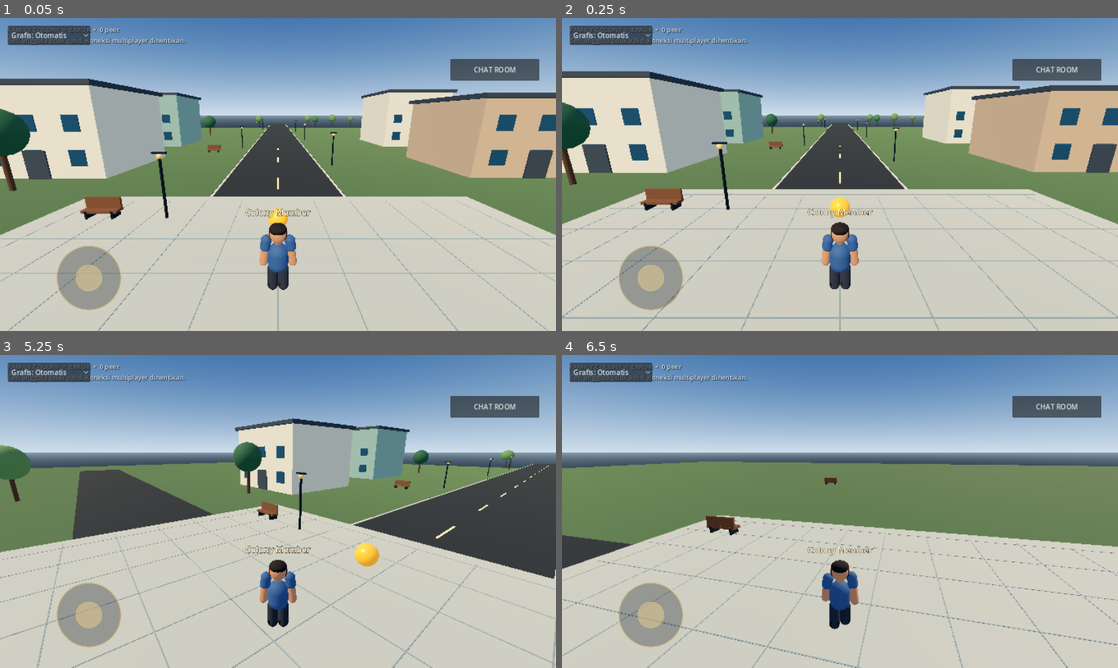
Above: before the commit, frames 1-4 (two rows, left to right).
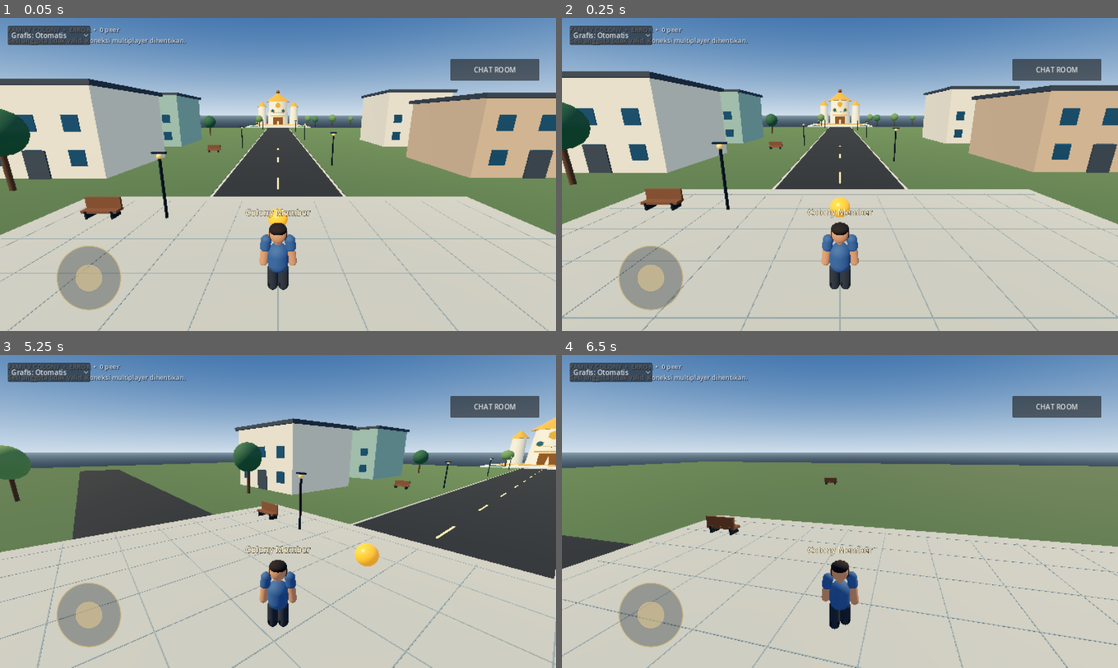
Above: after the commit, the same moments.

Repository: itok1234/FAMILY-COLONY
Game: Godot game, scene res://scenes/world.tscn
Same seed, same stepped clock (60 frames per second), same inputs: the game is played once before the commit and once after it.
Inputs (mouse positions are in pixels of both pictures, inside the frame that each line leads up to):
- Up to frame 1 (0.05 s): no input
- Up to frame 2 (0.25 s): no input
- Up to frame 3 (5.25 s): drag from (88, 614) to (333, 442) at 0.52 s; drag from (166, 527) to (250, 574) at 1.27 s; click "Grafis: Otomatis" at 2 s; click "CHAT ROOM" at 2.75 s; click "TUTUP" at 3.5 s; tap Enter at 4.25 s; move the mouse to (333, 442) at 4.27 s; hold D (move_right) 4.28-5 s; hold E (interact) 4.28-5 s; drag from (250, 574) to (111, 464) at 5.02 s
- Up to frame 4 (6.5 s): move the mouse to (1006, 558) at 5.77 s; hold A (move_left) from 5.78 s (still down); hold E (interact) from 5.78 s (still down)

The runs differ from the first frame. In frame 1, 0.6% of the frame differs, in the area x 44-56%, y 22-36%; in frame 2, 0.6%; in frame 3, 1.0%, in the area x 86-100%, y 19-37%; in frame 4, nothing differs.

Commit message:
Add lightweight royal beehive citadel landmark to 3D world

Diff:
--- a/godot_world/scripts/environment_builder.gd
+++ b/godot_world/scripts/environment_builder.gd
@@ -21,6 +21,7 @@
 	_build_lamps()
 	_build_benches()
 	_build_community_interior()
+	_build_royal_hive_citadel()
 
 func apply_quality_density(trees: int, lamps: int, buildings: int) -> void:
 	tree_count = maxi(0, trees)
@@ -320,3 +321,121 @@
 	exit_sphere.radius = 1.8
 	exit_shape.shape = exit_sphere
 	exit_portal.add_child(exit_shape)
+
+
+func _build_royal_hive_citadel() -> void:
+	# Signature landmark for the first FAMILY COLONY kingdom zone.
+	# Procedural low-poly architecture is deliberately lightweight for Android;
+	# authored high-detail art can replace these meshes without changing gameplay.
+	var citadel := Node3D.new()
+	citadel.name = "RoyalHiveCitadel"
+	citadel.position = Vector3(0, 0, -132)
+	add_child(citadel)
+
+	var stone := _mat("citadel_stone", Color(0.72, 0.75, 0.72), 0.86)
+	var ivory := _mat("citadel_ivory", Color(0.88, 0.85, 0.73), 0.78)
+	var honey := _mat("citadel_honey_gold", Color(0.88, 0.61, 0.19), 0.42, 0.18)
+	var deep_gold := _mat("citadel_deep_gold", Color(0.48, 0.29, 0.10), 0.5, 0.22)
+	var teal := _mat("citadel_teal_glass", Color(0.16, 0.39, 0.43), 0.22, 0.28)
+	var garden := _mat("citadel_garden", Color(0.23, 0.43, 0.29), 0.96)
+
+	# Forecourt and raised foundation.
+	_box(citadel, Vector3(34, 0.35, 28), Vector3(0, -0.28, 0), stone, "CitadelForecourt")
+	_box(citadel, Vector3(26, 0.5, 20), Vector3(0, 0.12, -1.5), ivory, "CitadelFoundation")
+	_box(citadel, Vector3(21, 0.22, 16), Vector3(0, 0.48, -1.5), honey, "GoldenFoundationTrim")
+
+	# Main hexagonal keep and crown.
+	var keep := CylinderMesh.new()
+	keep.top_radius = 5.8
+	keep.bottom_radius = 6.8
+	keep.height = 13.0
+	keep.radial_segments = 6
+	_mesh_node(citadel, keep, ivory, Vector3(0, 7.0, -4.0), "GreatHiveKeep")
+	var keep_roof := CylinderMesh.new()
+	keep_roof.top_radius = 0.0
+	keep_roof.bottom_radius = 7.6
+	keep_roof.height = 5.2
+	keep_roof.radial_segments = 6
+	_mesh_node(citadel, keep_roof, honey, Vector3(0, 16.0, -4.0), "GoldenHiveCrown")
+	var crown_cap := SphereMesh.new()
+	crown_cap.radius = 1.0
+	crown_cap.height = 2.0
+	_mesh_node(citadel, crown_cap, deep_gold, Vector3(0, 18.9, -4.0), "CrownFinial")
+
+	# Two side towers frame the entrance and make the silhouette readable at a distance.
+	for side in [-1.0, 1.0]:
+		var tower := CylinderMesh.new()
+		tower.top_radius = 2.2
+		tower.bottom_radius = 2.7
+		tower.height = 10.0
+		tower.radial_segments = 6
+		_mesh_node(citadel, tower, ivory, Vector3(side * 9.0, 5.5, -0.5), "CitadelWatchTower")
+		var tower_roof := CylinderMesh.new()
+		tower_roof.top_radius = 0.0
+		tower_roof.bottom_radius = 3.0
+		tower_roof.height = 3.2
+		tower_roof.radial_segments = 6
+		_mesh_node(citadel, tower_roof, honey, Vector3(side * 9.0, 12.1, -0.5), "WatchTowerCrown")
+		_cylinder(citadel, 0.16, 5.0, Vector3(side * 9.0, 2.9, 1.0), deep_gold, "EntranceColumn")
+
+	# A broad gate, colored glass panels and a honeycomb crest.
+	_box(citadel, Vector3(8.0, 0.55, 0.65), Vector3(0, 5.5, 2.1), honey, "RoyalGateLintel")
+	_box(citadel, Vector3(5.2, 4.2, 0.3), Vector3(0, 2.65, 2.35), deep_gold, "RoyalGate")
+	for side in [-1.0, 1.0]:
+		var window := CylinderMesh.new()
+		window.top_radius = 0.95
+		window.bottom_radius = 0.95
+		window.height = 0.16
+		window.radial_segments = 6
+		var pane := _mesh_node(citadel, window, teal, Vector3(side * 3.0, 8.2, 2.35), "HoneycombWindow")
+		pane.rotation.x = PI * 0.5
+		var frame := CylinderMesh.new()
+		frame.top_radius = 1.12
+		frame.bottom_radius = 1.12
+		frame.height = 0.12
+		frame.radial_segments = 6
+		var frame_node := _mesh_node(citadel, frame, honey, Vector3(side * 3.0, 8.2, 2.2), "HoneycombWindowFrame")
+		frame_node.rotation.x = PI * 0.5
+
+	var crest := CylinderMesh.new()
+	crest.top_radius = 1.55
+	crest.bottom_radius = 1.55
+	crest.height = 0.2
+	crest.radial_segments = 6
+	var crest_node := _mesh_node(citadel, crest, honey, Vector3(0, 11.2, 2.15), "RoyalHoneycombCrest")
+	crest_node.rotation.x = PI * 0.5
+
+	# Garden beds and golden path markers lead from the road to the royal gate.
+	for side in [-1.0, 1.0]:
+		_box(citadel, Vector3(4.0, 0.18, 12.0), Vector3(side * 12.5, 0.05, 7.0), garden, "RoyalGardenBed")
+		for index in range(5):
+			var flower := SphereMesh.new()
+			flower.radius = 0.28
+			flower.height = 0.56
+			_mesh_node(citadel, flower, honey, Vector3(side * (11.0 + float(index % 2)), 0.55, 3.0 + float(index) * 2.0), "RoyalGardenBloom")
+		for index in range(4):
+			_box(citadel, Vector3(0.22, 0.18, 0.22), Vector3(side * 6.0, 0.72, 7.0 + float(index) * 2.4), honey, "PathLanternMarker")
+
+	# Ground collision prevents walking through the central keep.
+	var keep_collision := StaticBody3D.new()
+	keep_collision.name = "RoyalKeepCollision"
+	keep_collision.position = Vector3(0, 6.5, -4.0)
+	citadel.add_child(keep_collision)
+	var keep_shape := CollisionShape3D.new()
+	var keep_box := BoxShape3D.new()
+	keep_box.size = Vector3(11.5, 13.0, 11.5)
+	keep_shape.shape = keep_box
+	keep_collision.add_child(keep_shape)
+
+	# Clear the approach so the citadel remains visible from the main road.
+	var sign := Label3D.new()
+	sign.name = "CitadelName"
+	sign.text = "ISTANA KERAJAAN LEBAH"
+	sign.position = Vector3(0, 7.2, 3.0)
+	sign.font_size = 44
+	sign.pixel_size = 0.012
+	sign.outline_size = 8
+	sign.modulate = Color(1.0, 0.86, 0.55, 1.0)
+	sign.outline_modulate = Color(0.10, 0.12, 0.15, 1.0)
+	sign.billboard = BaseMaterial3D.BILLBOARD_ENABLED
+	citadel.add_child(sign)
